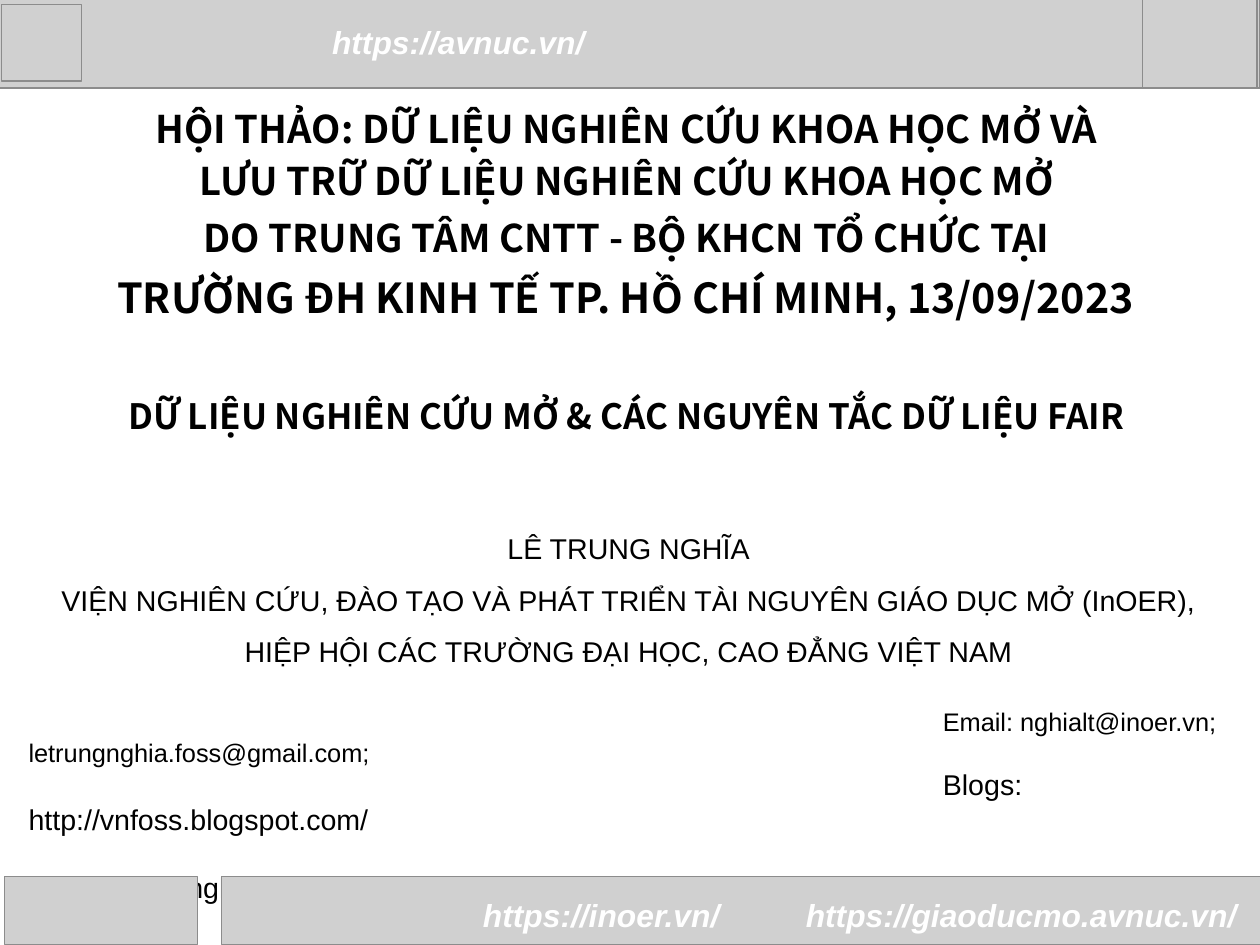
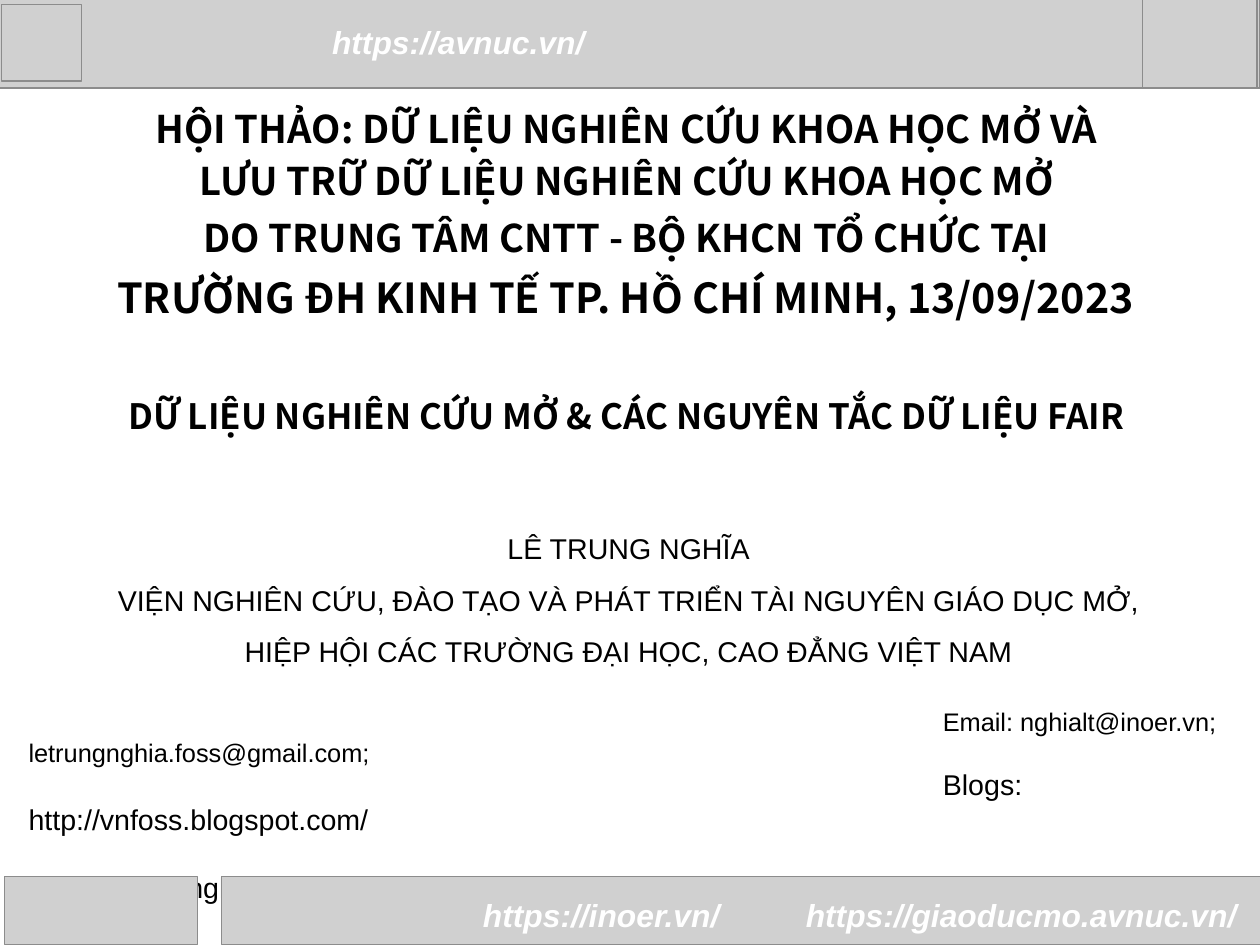
Before and after one commit to letrungnghia/OpenRD_and_FAIR, a slide deck: slide 1 of OpenRD_and_FAIR.odp. Drawn at 1260x945 pixels with LibreOffice and Linux fonts; fonts in the diff are those of the drawing; grey boxes stand for pictures. Boxes give left, top, right and bottom in pixels: in the first picture for what was removed or moved away, otherwise in the second. Text is boxed around its words. In the diff, an @@ line names an element or a change of style, - is before the commit and + after.

```diff
--- a/OpenRD_and_FAIR.odp
+++ b/OpenRD_and_FAIR.odp
@@ text at [118, 588, 1138, 616]: text changed @@
-VIỆN NGHIÊN CỨU, ĐÀO TẠO VÀ PHÁT TRIỂN TÀI NGUYÊN GIÁO DỤC MỞ (InOER),
+VIỆN NGHIÊN CỨU, ĐÀO TẠO VÀ PHÁT TRIỂN TÀI NGUYÊN GIÁO DỤC MỞ,
```
Also in this commit, not shown: 1 other file.
